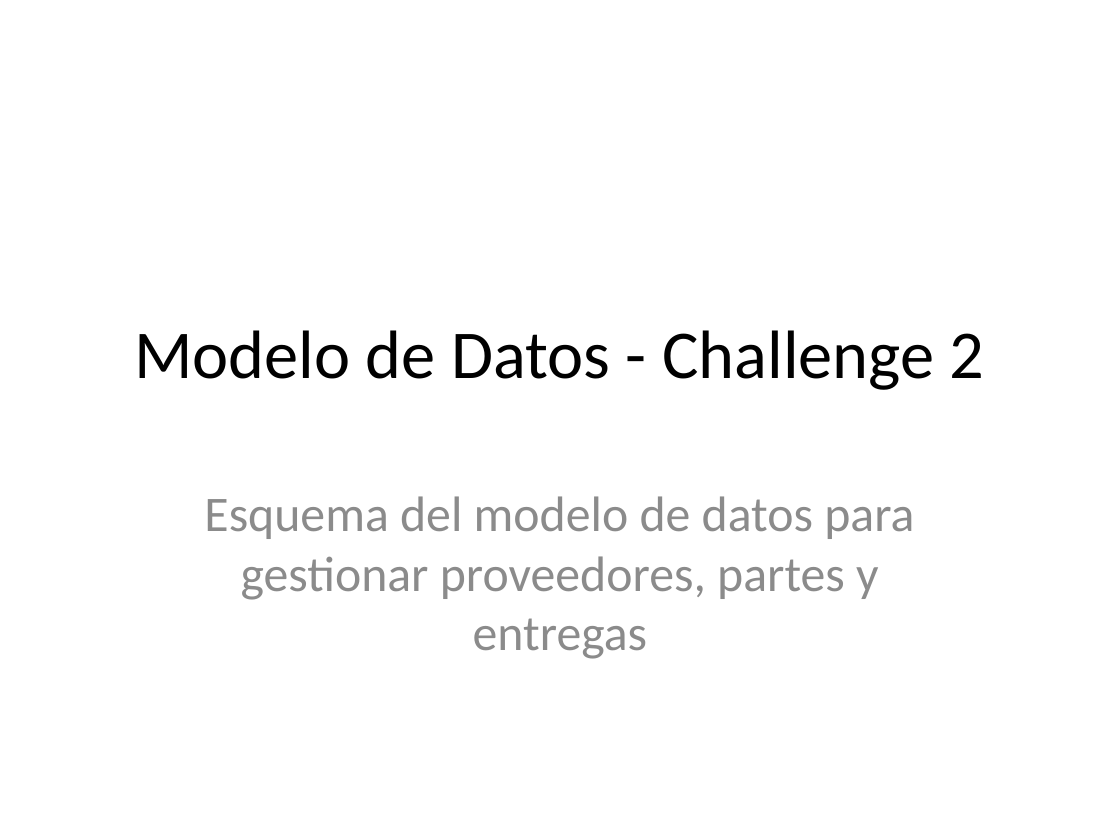
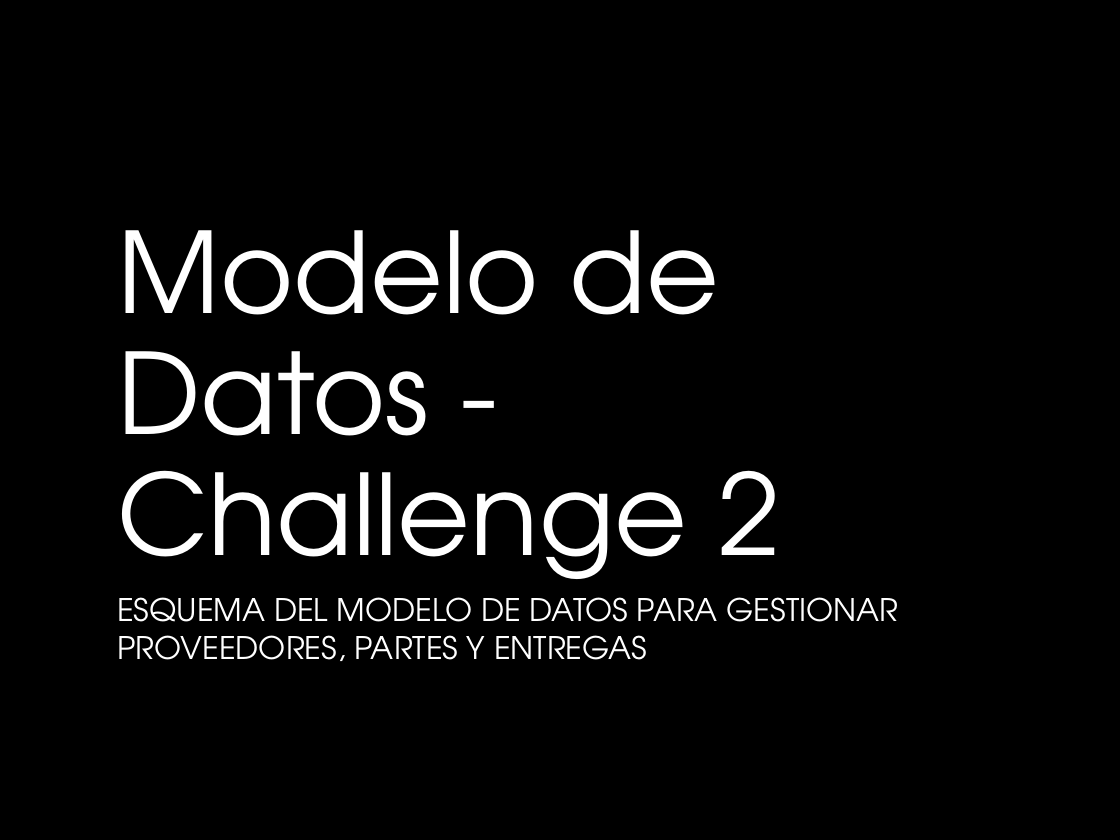
Before and after one commit to Kathry1/ONLINE_DS_THEBRIDGE_Kathry, a slide deck: slide 1 of Challenge 2/Modelo_de_Datos_Challenge2.pptx. Drawn at 1120x840 pixels with LibreOffice and Linux fonts; fonts in the diff are those of the drawing; background and template pictures are left out. Boxes give left, top, right and bottom in pixels: in the first picture for what was removed or moved away, otherwise in the second. Text is boxed around its words. In the diff, an @@ line names an element or a change of style, - is before the commit and + after.

```diff
--- a/Challenge 2/Modelo_de_Datos_Challenge2.pptx
+++ b/Challenge 2/Modelo_de_Datos_Challenge2.pptx
@@ background #FFFFFF to picture (left out) @@
@@ rectangle added at <box>0,0,1120,840</box>, fill #000000 @@
@@ ellipse added at <box>697,0,893,140</box>, fill gradient #50B9C1 @@
@@ rectangle added at <box>949,0,1033,134</box>, fill #B01513 @@
@@ title "Modelo de Datos - Challenge ...": place and size @@
-title "Modelo de Datos - Challenge ..." at <box>134,330,985,390</box>
+title "Modelo de Datos - Challenge ..." at <box>117,230,780,606</box>
@@ title "Modelo de Datos - Challenge ..." at <box>117,230,780,606</box>: size 44 to 72 pt, font Calibri to TeX Gyre Adventor, text colour #000000 to #FFFFFF; alignment centre to left; line spacing 1 to 0.9; vertical alignment middle to bottom @@
@@ ellipse added at <box>0,327,494,840</box>, fill gradient #50B9C1 @@
@@ ellipse added at <box>0,355,186,644</box>, fill gradient #50B9C1 @@
@@ subtitle at <box>117,597,899,661</box>: text changed; size 32 to 20 pt; font Calibri to TeX Gyre Adventor; text colour #8C8C8C to #FFFFFF @@
-Esquema del modelo de datos para gestionar proveedores, partes y entregas
+ESQUEMA DEL MODELO DE DATOS PARA GESTIONAR PROVEEDORES, PARTES Y ENTREGAS
@@ ellipse added at <box>772,747,893,840</box>, fill gradient #50B9C1 @@
```
Also in this commit, not shown: 3 other slides changed.
